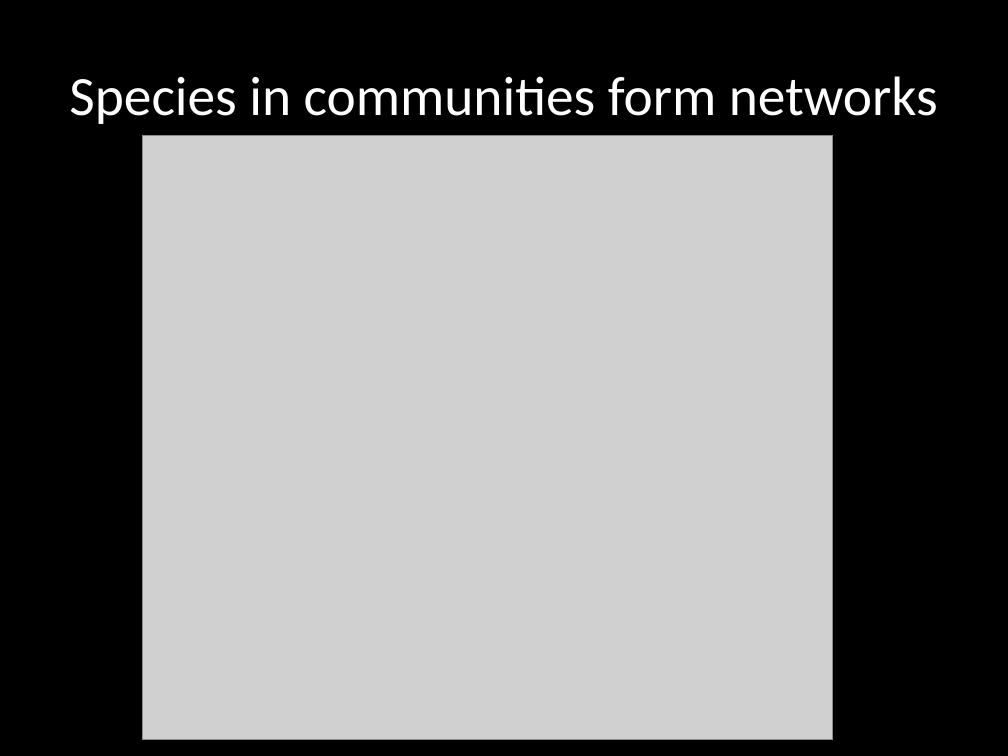
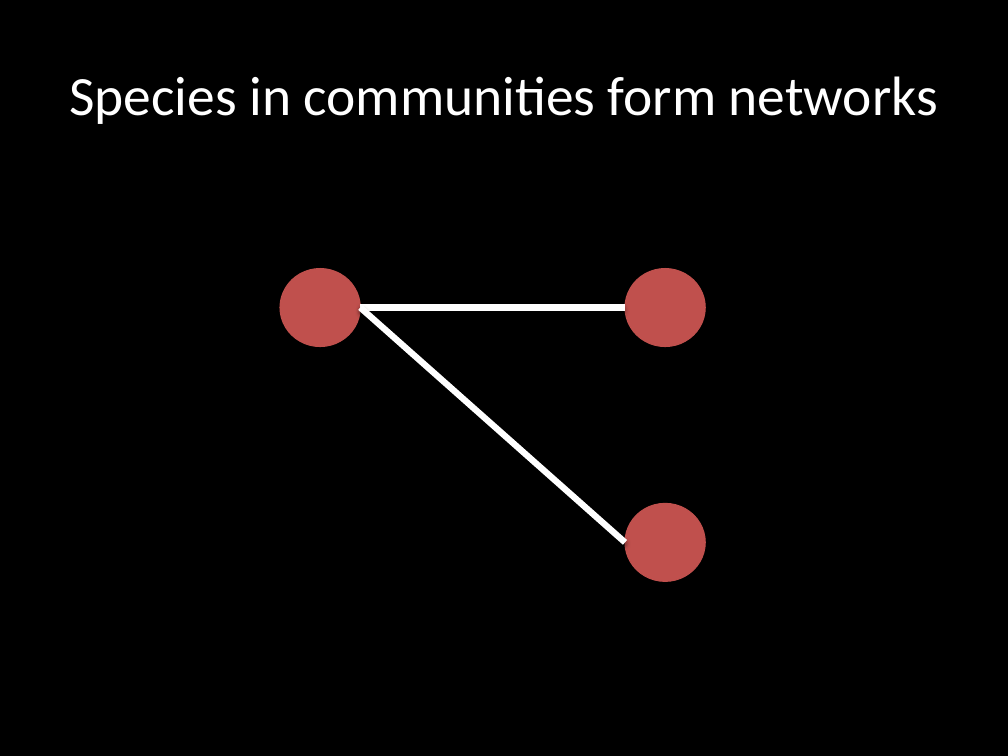
Before and after one commit to sckott/talks, a slide deck: slide 3 of canpolintalk/scott.pptx. Drawn at 1008x756 pixels with LibreOffice and Linux fonts; fonts in the diff are those of the drawing; grey boxes stand for pictures. Boxes give left, top, right and bottom in pixels: in the first picture for what was removed or moved away, otherwise in the second. Text is boxed around its words. In the diff, an @@ line names an element or a change of style, - is before the commit and + after.

```diff
--- a/canpolintalk/scott.pptx
+++ b/canpolintalk/scott.pptx
@@ picture removed at [142, 135, 833, 739] @@
@@ ellipse added at [280, 268, 361, 346], fill #C0504D, outline #C0504D 0.75 pt @@
@@ ellipse added at [625, 268, 706, 346], fill #C0504D, outline #C0504D 0.75 pt @@
@@ line added from (360, 307) to (625, 307), #FFFFFF 4.5 pt @@
@@ line added from (360, 307) to (625, 542), #FFFFFF 4.5 pt @@
@@ ellipse added at [625, 503, 706, 581], fill #C0504D, outline #C0504D 0.75 pt @@
```
Also in this commit, not shown: 8 other slides changed, 1 slide added, 1 slide removed, 26 other files.
